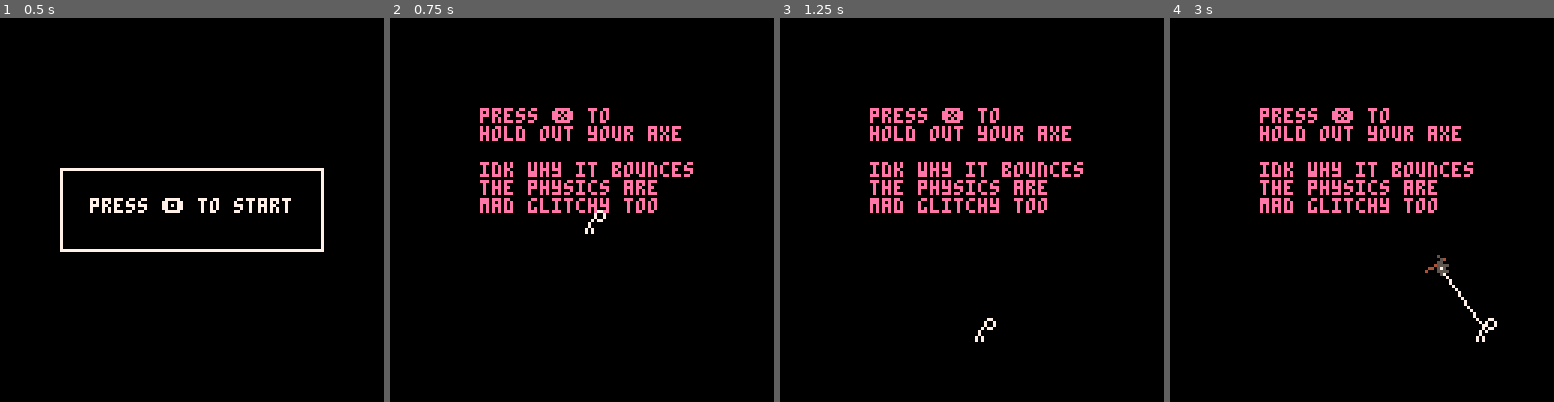
Above: before the commit, frames 1-4 (left to right).
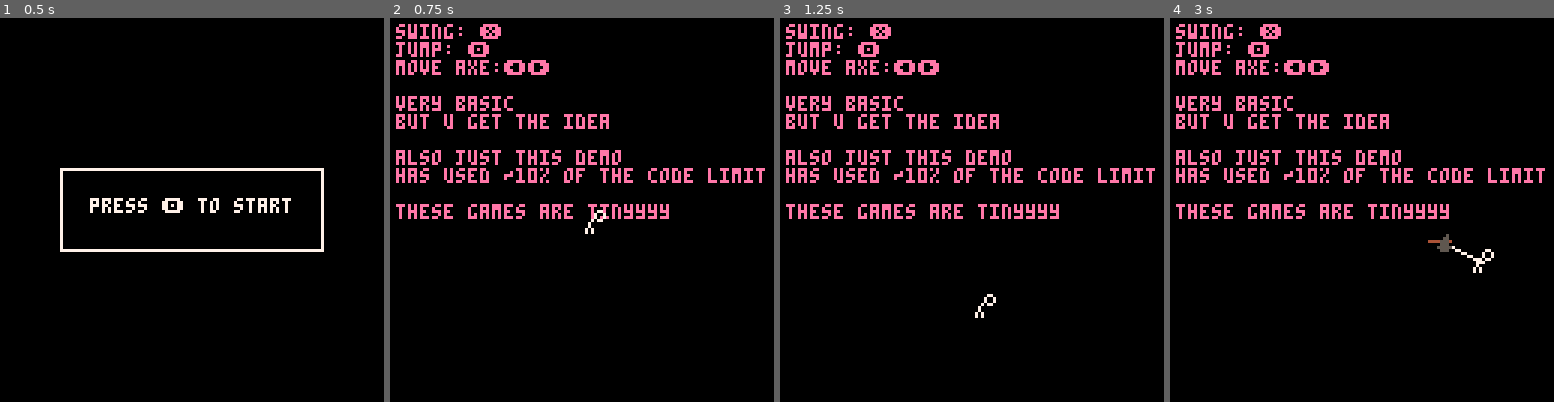
Above: after the commit, the same moments.

Repository: NerdForEternity/Halbird
Game: PICO-8 cartridge halbird.p8
Same seed, same stepped clock (60 frames per second), same inputs: the game is played once before the commit and once after it.
Inputs:
- Up to frame 1 (0.5 s): tap X (X key) at 0.33 s
- Up to frame 2 (0.75 s): tap O (Z key) at 0.7 s
- Up to frame 3 (1.25 s): tap X (X key) at 1.07 s
- Up to frame 4 (3 s): hold Right 1.6-2.1 s; tap O (Z key) every 0.4 s from 1.7 to 2.9 s; tap X (X key) at 1.85, 2.97 s; hold Right from 2.47 s (still down)

Frame 1 is identical in both runs. In frame 2, 8.3% of the frame differs, in the area x 1-98%, y 1-53%; in frame 3, 8.5%; in frame 4, 8.9%, in the area x 1-98%, y 1-85%.

Commit message:
Fixed axe, added weight

Diff:
--- a/halbird.p8
+++ b/halbird.p8
@@ -1,6 +1,11 @@
 pico-8 cartridge // http://www.pico-8.com
 version 43
 __lua__
+--halbird
+--just a player controller
+
+shake = 0
+
 function _init()
 	make_player()
 	state="menu"
@@ -12,6 +17,16 @@
 end
 
 function _draw()
+	-- screen shake logic
+    local sx = 2 - rnd(4)
+    local sy = 2 - rnd(4)
+    if shake > 0 then
+        camera(sx, sy)
+        shake -= 1
+    else
+        camera(0, 0)
+    end
+
 	if (state == "menu") menu_draw()
 	if (state == "play") play_draw()
 end
@@ -38,7 +53,7 @@
 function play_draw()
 --draw game loop
 	cls()
-	print("press ❎ to\nhold out your axe\n\nidk why it bounces\nthe physics are\nmad glitchy too",30,30,14)
+	print("swing: ❎\njump: 🅾️\nmove axe:⬅️➡️\n\nvery basic\nbut u get the idea\n\nalso just this demo\nhas used ~10% of the code limit\n\nthese games are tinyyyy", 2, 2, 14)
 	draw_player()
 end
 
@@ -96,15 +111,21 @@
 	--physics constants
 	p.acc=0.5 --acceleration
 	p.fric=0.8 --friction
-	p.grav=0.7 --gravity
+	p.grav=0.5 --gravity
 	p.jmp=-4.5 --jump power
 
 	-- weapon variables
-				p.wx=0
-				p.wy=0
-    p.w_angle = 0    -- rotation in "turns" (0 to 1)
-    p.w_dist = 10    -- how far the weapon is from the player center
-    p.w_sp = 16       -- the sprite id for your weapon
+	p.wx=0
+	p.wy=0
+ p.w_angle = 0    -- rotation in "turns" (0 to 1)
+ p.w_av = 0 -- angular velocity
+ p.w_dist = 10    -- how far the weapon is from the player center
+ p.w_sp = 16       -- the sprite id for your weapon
+
+	-- heavy physics
+	p.w_acc = 0.005 -- weapon acceleration
+	p.w_fric = 0.94 -- air resistance
+
 
 	p.state="move" --player state
 end
@@ -118,7 +139,7 @@
     p.dy += p.grav
 
     -- jump (only if on floor)
-    if btnp(4) and p.y >= 100 then
+    if btnp(4) and p.y >= 92 then
         p.dy = p.jmp
     end
 
@@ -126,35 +147,53 @@
 end
 
 function update_player_swing()
--- 1. rotate weapon
-    if btn(0) then p.w_angle -= 0.04 end
-    if btn(1) then p.w_angle += 0.04 end
-
--- 2. physics
+    -- 1. rotate weapon
+    if btn(0) then p.w_av -= p.w_acc end
+    if btn(1) then p.w_av += p.w_acc end
+
+				p.w_av *= p.w_fric
+				p.w_angle += p.w_av
+
+    -- 2. apply gravity and friction
     p.dy += p.grav
-    p.dx *= 0.95 -- slightly less friction in air for swinging
-
+    p.dx *= 0.95
+    p.dy *= 0.95 -- add vertical friction to stop infinite bouncing
+
+    -- 3. move the player first
     apply_physics()
--- 3. calc weapon position
+
+    -- 4. calc weapon position based on the new p.x and p.y
     p.wx = p.x + 4 + cos(p.w_angle) * p.w_dist
     p.wy = p.y + 4 + sin(p.w_angle) * p.w_dist
 
-
-
--- 4. weapon collision (the push)
-    if p.wy > 100 and p.wy > p.y + 4 then
-        -- calculate vector from weapon head to player center
+    -- 5. weapon collision
+    if p.wy > 100 then
+        -- how far is the axe underground?
+        local dist_under = p.wy - 100
+
+        -- move the player up by that exact amount
+        -- this stops the "velocity accumulation" glitch
+        p.y -= dist_under
+        -- update weapon y so it stays on top of the floor
+        p.wy = 100
+
+        p.w_av *=0.5
+
+        -- calculate the push vector
         local push_x = (p.x + 4) - p.wx
         local push_y = (p.y + 4) - p.wy
 
-        -- apply force to player
+        -- apply a smaller, controlled burst of speed
         p.dx += push_x * 0.1
-        p.dy += push_y * 0.3
-
-        -- keep weapon from sinking
-        p.wy = 100
+        -- we use a negative value to ensure we go up
+        p.dy = -1.5 + (push_y * 0.2)
+
+   					-- add screen shake
+   					shake = 1.5
+
+   					-- play sfx
+   					sfx(0)
     end
-
 end
 
 function apply_physics()
@@ -162,8 +201,8 @@
     p.y += p.dy
 
     -- floor collision
-    if p.y > 100 then
-        p.y = 100
+    if p.y > 92 then
+        p.y = 92
         p.dy = 0
     --wall collision
     elseif p.x < 0 then
Not shown, changed: 130 lines of the sprite sheet (__gfx__) section of halbird.p8
Not shown, changed: the thumbnail (__label__) section of halbird.p8
